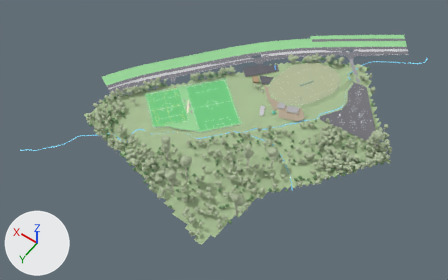
The glTF model KHFR_stage2_winter.glb as it was, and as the next commit left it.
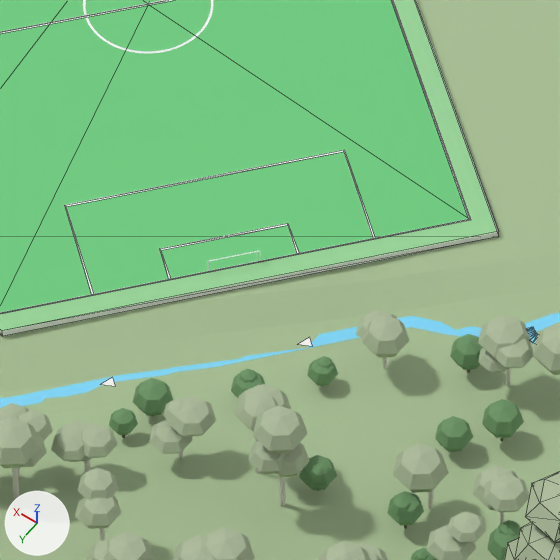
The first picture shows the older version from a 50 mm camera at (-353.0, 515.0, 788.0) aimed at (13.0, 4.0, -16.0). The close-ups show the older and then the newer version on the part from 45% to 55% of the width and 37% to 54% of the height of that picture. Only the edits that show in the close-ups are written down. Arrows for +X, +Y and +Z are at lower left; the lights stay in place. The close-ups show mesh edges as thin lines.

The first close-up shows 'Bushland forest (euc_can)', 'Bushland forest (euc_trunk)', 'Bushland forest (wat_can)', 'Giant eucalypts (canopies)', 'NE arm (rejoined at the playground, no crossings)', 'P3 penalty area.001', 'P3 perimeter', 'Pitch 3', 'Reserve terrain', 'fence_N_straight wall', 'field N flatgrass' and 7 more.
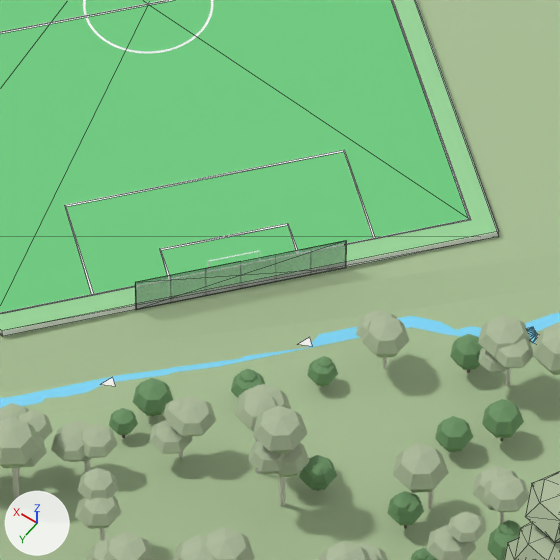
Pixel boxes [x1, y1, x2, y2] of what changed, in the close-ups (560 x 560 px):
```json
{"object": "P3 ball-stop net 6 m (NW)", "change": "added", "after": [136, 240, 346, 310]}
```

The change, as JSON lines over the scene's bpy script:
```json
{"op": "add", "block": "mat_bnet", "code": ["mat_bnet = principled_material('bnet')", "mat_bnet.base_color = (0.12, 0.13, 0.15)  # dark grey #61656c", "mat_bnet.roughness = 0.85", "mat_bnet.alpha = 0.3"]}
{"op": "add", "block": "me_p3_ball_stop_net_6_m__nw", "code": ["me_p3_ball_stop_net_6_m__nw = bpy.data.meshes.new('P3 ball-stop net 6 m (NW)')", "me_p3_ball_stop_net_6_m__nw.from_pydata([(24.1, -1.4, 6.0), (33.8, 10.1, 6.0), (14.5, -12.9, 6.0), (14.4, -12.8, 6.0), (33.7, 10.1, 6.0), (33.8, 10.1, 0.0), (14.5, -12.9, 0.0), (14.4, -12.8, 0.0), (33.7, 10.1, 0.0)], [], [(0, 1, 2), (0, 2, 3), (0, 3, 4), (0, 4, 1), (5, 6, 1), (6, 2, 1), (6, 7, 2), (7, 3, 2), (7, 8, 3), (8, 4, 3), (8, 5, 4), (5, 1, 4)])", "me_p3_ball_stop_net_6_m__nw.materials.append(mat_bnet)  # dark grey #61656c"]}
{"op": "add", "block": "me_p3_ball_stop_posts__nw", "code": ["me_p3_ball_stop_posts__nw = bpy.data.meshes.new('P3 ball-stop posts (NW)')", "me_p3_ball_stop_posts__nw.from_pydata(...)  # 91 vertices, 126 faces; spans x 14.4..33.8, y -12.9..10.2, z 0.0..6.0", "me_p3_ball_stop_posts__nw.materials.append(mat_shframe)  # dark grey #4b4b50"]}
{"op": "add", "block": "ob_p3_ball_stop_net_6_m__nw", "code": ["ob_p3_ball_stop_net_6_m__nw = bpy.data.objects.new('P3 ball-stop net 6 m (NW)', me_p3_ball_stop_net_6_m__nw)", "ob_p3_ball_stop_net_6_m__nw.location = (0.0, 0.0, 0.0)"]}
{"op": "add", "block": "ob_p3_ball_stop_posts__nw", "code": ["ob_p3_ball_stop_posts__nw = bpy.data.objects.new('P3 ball-stop posts (NW)', me_p3_ball_stop_posts__nw)", "ob_p3_ball_stop_posts__nw.location = (0.0, 0.0, 0.0)"]}
```
